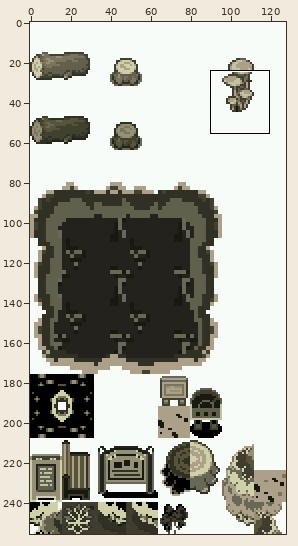
File history of a sprite sheet, data/tilesets/secondary/anconna_woods/tiles.png. Above: a wide view before the commit, with the close-up outlined.
Close-up. As it was:
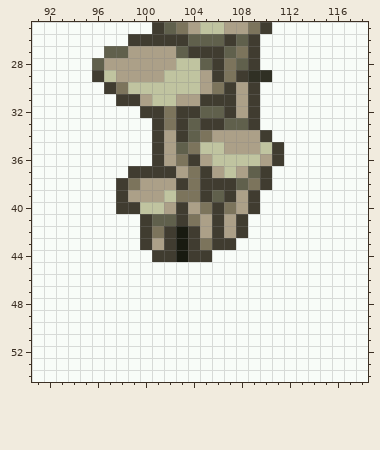
The file is 128x256 pixels. Colours within 5 levels of each other are drawn and written as one. Shown: x 91..118, y 25..54.
Once edited:
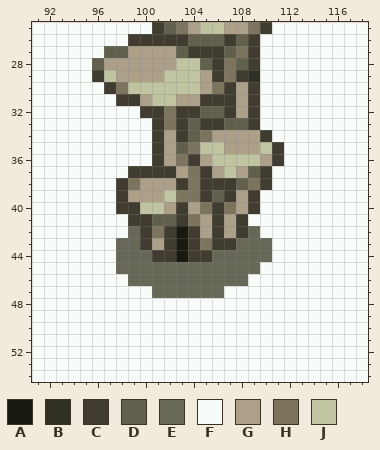
Palette (. is transparent): A #181a10  B #303024  C #403c30  D #60604c  E #686858  F #f8fcf8  G #aca088  H #7c745c  J #c0c4a0
Change:
Colour C replaces colour F in row 41 at x 99.
Colour E replaces colour F in row 42 at x 99 and 109; in row 43 at x 98 to 99 and 108 to 110; in row 44 at x 98 to 100 and 106 to 110; in row 45 at x 98 to 109; in row 46 at x 99 to 108; in row 47 at x 101 to 106.
Colour F replaces colour B in row 29 at x 110.
